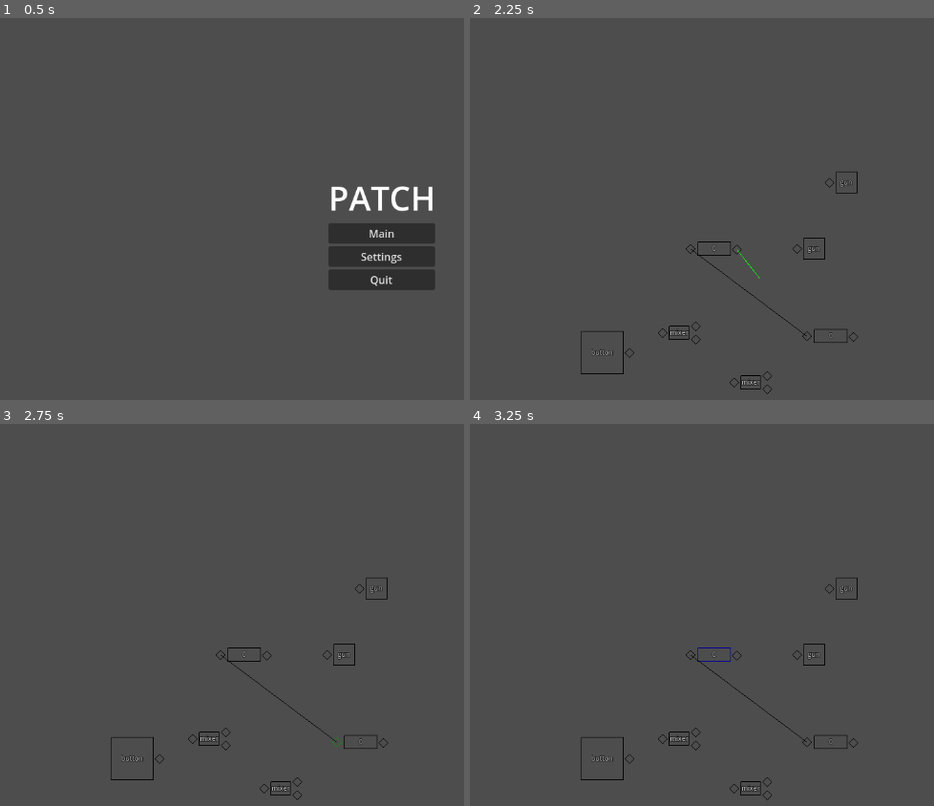
Above: before the commit, frames 1-4 (two rows, left to right).
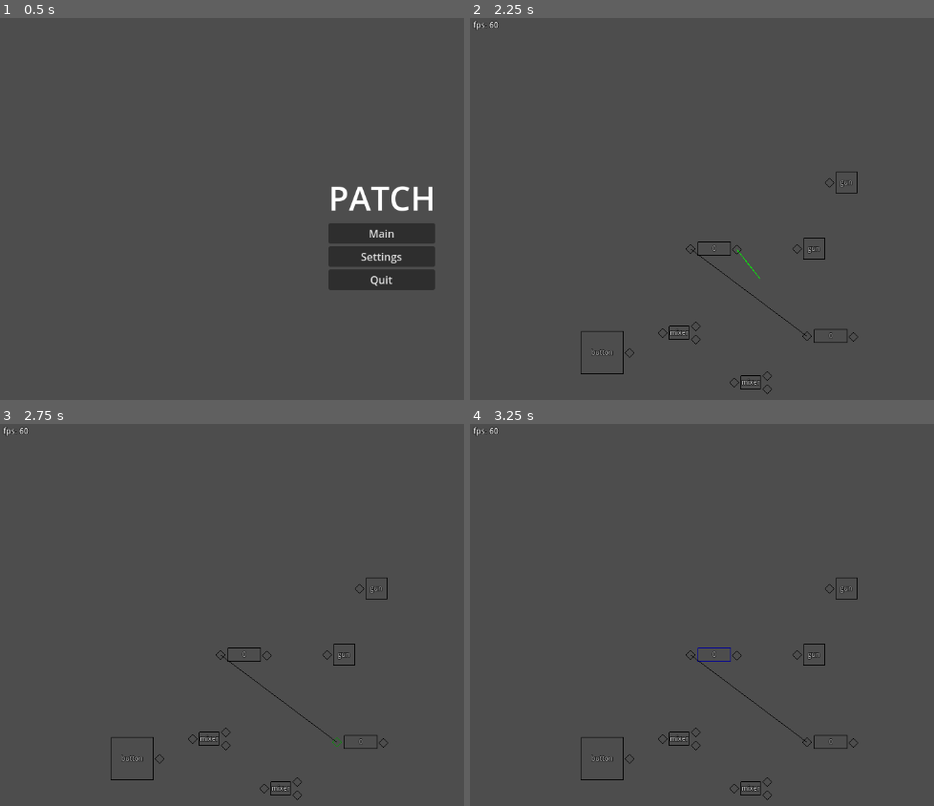
Above: after the commit, the same moments.

Repository: minami110/patch
Game: Godot game, scene res://Title/title.tscn
The game is run twice, just before and just after one commit, with the same random seed, the same clock (stepped at 60 frames per second) and the same inputs.
Inputs (mouse positions are in pixels of both pictures, inside the frame that each line leads up to):
- Up to frame 1 (0.5 s): no input
- Up to frame 2 (2.25 s): click "Main" at 0.5 s; tap Enter at 1.25 s; drag from (692, 247) to (808, 335) at 1.27 s; tap Space at 2 s; drag from (739, 251) to (808, 335) at 2.02 s
- Up to frame 3 (2.75 s): no input
- Up to frame 4 (3.25 s): move the mouse to (715, 653) at 2.77 s; tap Enter at 2.85 s; click (715, 653) at 2.92 s

Frame 1 is identical in both runs. In frame 2, less than 0.1% of the frame differs, in the area x 0-7%, y 0-4%; in frame 3, less than 0.1%; in frame 4, less than 0.1%.

Commit message:
Added DebugInfo

Diff:
--- /dev/null
+++ b/common/debug_info.gd
@@ -0,0 +1,18 @@
+class_name DebugInfo
+extends Node2D
+
+func _draw():
+	# draw current fps
+	var default_font = ThemeDB.fallback_font
+	var font_size = 12
+	var outline_size = 3
+
+	# Show FPS
+	var fps = Engine.get_frames_per_second()
+	var text = "fps: %s" % fps
+	var pos = Vector2(5, 15)
+	draw_string_outline(default_font, pos, text, HORIZONTAL_ALIGNMENT_LEFT, -1, font_size, outline_size, Color.BLACK)
+	draw_string(default_font, pos, text, HORIZONTAL_ALIGNMENT_LEFT, -1, font_size, Color.WHITE)
+
+func _process(_delta: float) -> void:
+	queue_redraw()
--- a/main.tscn
+++ b/main.tscn
@@ -1,11 +1,15 @@
-[gd_scene load_steps=5 format=3 uid="uid://b7oudq3e50jax"]
+[gd_scene load_steps=6 format=3 uid="uid://b7oudq3e50jax"]
 
 [ext_resource type="PackedScene" uid="uid://b02j1n3sn25ld" path="res://module/signal_monitor.tscn" id="2_k2w78"]
 [ext_resource type="PackedScene" uid="uid://ehceba7yvpli" path="res://module/md_gun.tscn" id="3_kqfop"]
 [ext_resource type="PackedScene" uid="uid://b6ts3736iwa7c" path="res://module/md_button.tscn" id="3_sfv15"]
 [ext_resource type="PackedScene" uid="uid://jkqdteuy2p50" path="res://module/md_mixer.tscn" id="4_nttu0"]
+[ext_resource type="Script" path="res://common/debug_info.gd" id="5_368d8"]
 
 [node name="Main" type="Node"]
+
+[node name="DebugInfo" type="Node2D" parent="."]
+script = ExtResource("5_368d8")
 
 [node name="SignalMonitor" parent="." instance=ExtResource("2_k2w78")]
 position = Vector2(344, 339)
